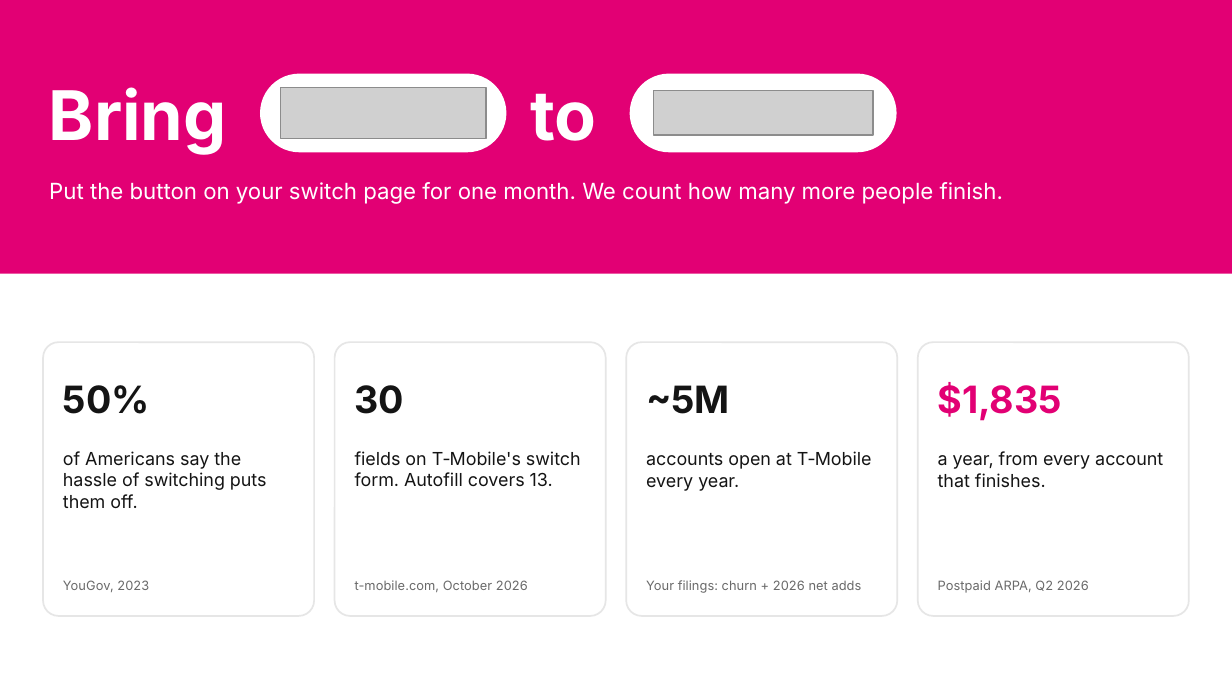
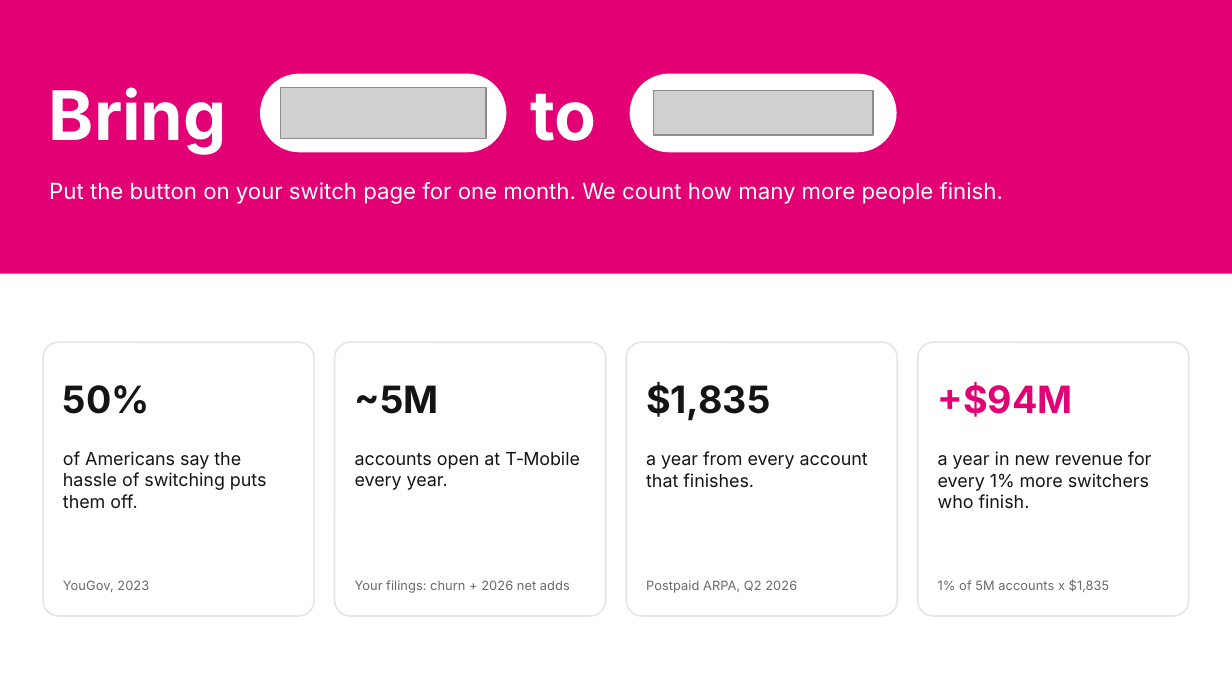
Before and after one commit to salvobonsma/DubHacks2026, a slide deck: slide 7 of deck/Formly-deck.pptx. Drawn at 1232x693 pixels with LibreOffice and Linux fonts; fonts in the diff are those of the drawing; grey boxes stand for pictures. Boxes give left, top, right and bottom in pixels: in the first picture for what was removed or moved away, otherwise in the second. Text is boxed around its words. In the diff, an @@ line names an element or a change of style, - is before the commit and + after.

```diff
--- a/deck/Formly-deck.pptx
+++ b/deck/Formly-deck.pptx
@@ text at (x1=355, y1=385, x2=439, y2=414): text changed @@
-30
+~5M
@@ text at (x1=646, y1=382, x2=770, y2=421): text changed @@
-~5M
+$1,835
@@ text at (x1=938, y1=382, x2=1073, y2=417): text changed @@
-$1,835
++$94M
@@ text at (x1=355, y1=451, x2=580, y2=490): text changed @@
-fields on T‑Mobile's switch form. Autofill covers 13.
+accounts open at T‑Mobile every year.
@@ text at (x1=646, y1=451, x2=868, y2=488): text changed @@
-accounts open at T‑Mobile every year.
+a year from every account that finishes.
@@ text at (x1=938, y1=451, x2=1152, y2=508): text changed @@
-a year, from every account that finishes.
+a year in new revenue for every 1% more switchers who finish.
@@ text at (x1=355, y1=580, x2=570, y2=593): text changed @@
-t-mobile.com, October 2026
+Your filings: churn + 2026 net adds
@@ text at (x1=646, y1=580, x2=797, y2=593): text changed @@
-Your filings: churn + 2026 net adds
+Postpaid ARPA, Q2 2026
@@ text at (x1=938, y1=579, x2=1110, y2=592): text changed @@
-Postpaid ARPA, Q2 2026
+1% of 5M accounts x $1,835
```
Also in this commit, not shown: 2 other files.
